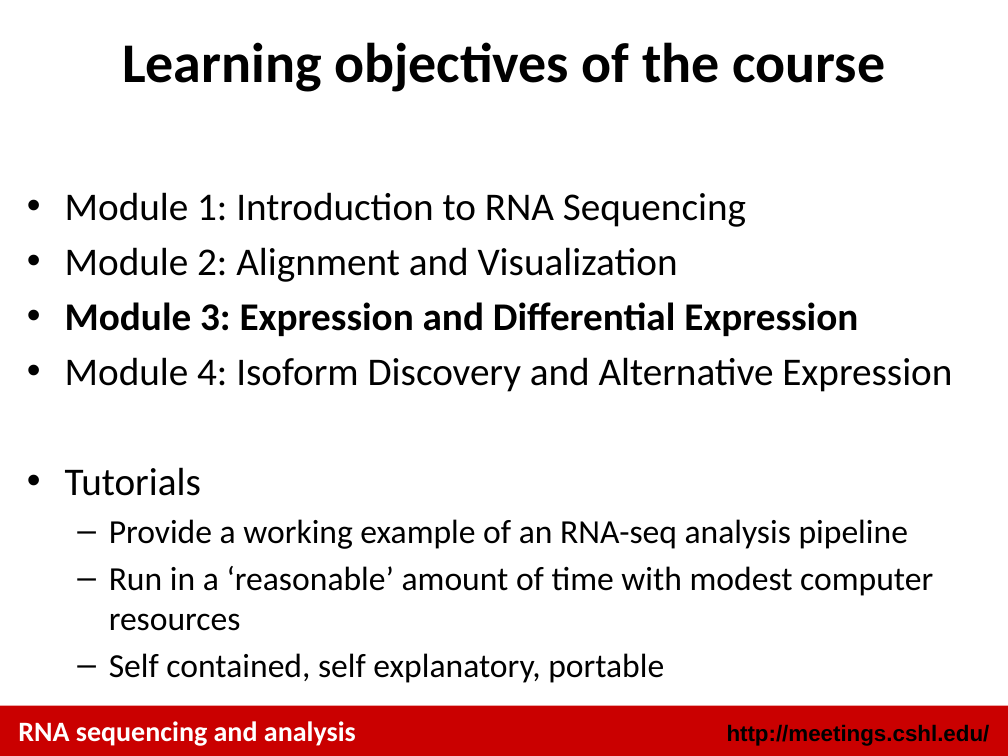
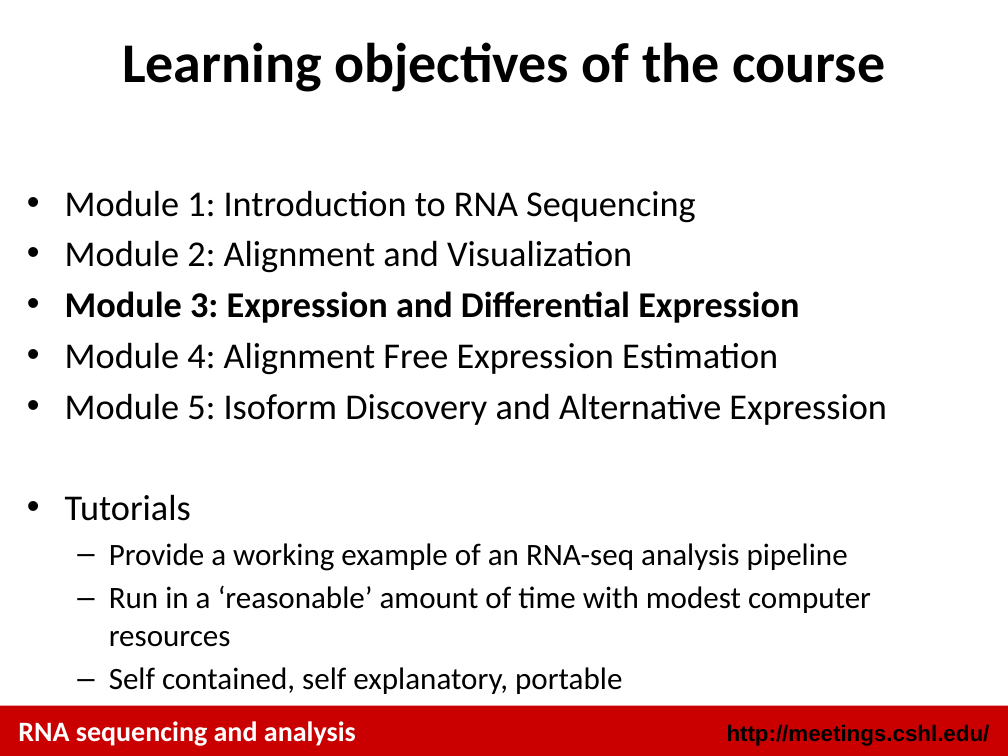
Before and after one commit to griffithlab/rnaseq_tutorial_wiki, a slide deck: slide 3 of LectureFiles/cshl/2018/RNASeq_Module3_Lecture.pptx. Drawn at 1008x756 pixels with LibreOffice and Linux fonts; fonts in the diff are those of the drawing. Boxes give left, top, right and bottom in pixels: in the first picture for what was removed or moved away, otherwise in the second. Text is boxed around its words. In the diff, an @@ line names an element or a change of style, - is before the commit and + after.

```diff
--- a/LectureFiles/cshl/2018/RNASeq_Module3_Lecture.pptx
+++ b/LectureFiles/cshl/2018/RNASeq_Module3_Lecture.pptx
@@ text at [65, 190, 871, 694]: size 28 to 25.9 pt in "Module 1: Introduction to RNA Sequencing", "Module 2: Alignment and Visualization", "Module 3: Expression and Differential Expression", "Tutorials"; size 24 to 22.2 pt in "Provide a working example of an RNA-seq ...", "Run in a ‘reasonable’ amount of time ...", "Self contained, self explanatory, portable" @@
@@ text at [65, 342, 886, 425]: text changed; size 28 to 25.9 pt @@
-• Module 4: Isoform Discovery and Alternative Expression
+• Module 4: Alignment Free Expression Estimation
+• Module 5: Isoform Discovery and Alternative Expression
```
Also in this commit, not shown: 1 other slide changed, 23 other files.
